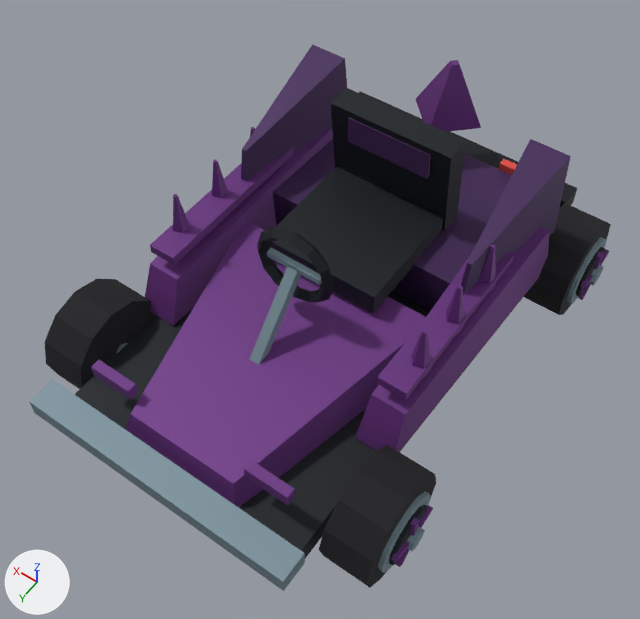
An edit to the glTF model DLC/SilentHill/assets/kart/silent-hill/alessa-gillespie/kart.glb, drawn before and after from the same camera.
One viewpoint serves both versions: a 50 mm camera at (-1.76, 2.68, 4.29) aimed at (-0.06, 0.31, 0.57). Every picture has the same lights, and +X, +Y and +Z are marked at lower left. The picture after the commit comes second. Where no turn or scale is listed for an object, it has been applied to the vertices. Vertices at exactly the same position are counted once.

In view in the first picture: 'chassis', 'wheel-front-left', 'wheel-front-right', 'wheel-rear-left'.
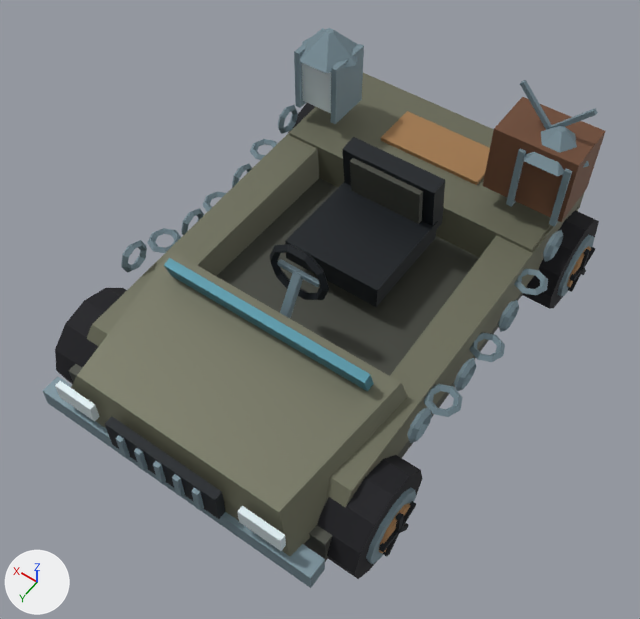
What changed in the scene script:
```text
Change me_wheel_front_left:
    remove me_wheel_front_left.from_pydata(...)  # 132 vertices, 228 faces; spans x -0.22..0.135, y -0.31..0.31, z -0.31..0.31
    add me_wheel_front_left.from_pydata(...)  # 113 vertices, 196 faces; spans x -0.183..0.125, y -0.3..0.3, z -0.3..0.3
    me_wheel_front_left part 1: a new loose piece, a 10-sided cylinder along x spanning x -0.165..-0.14, y -0.128..0.128, z -0.135..0.135, in mat_wheel_vertex_colours
    me_wheel_front_left part 2: a new loose piece, a box spanning x -0.183..-0.158, y -0.015..0.015, z 0.0..0.15, in mat_wheel_vertex_colours
    me_wheel_front_left part 3: the loose piece of 26 vertices spanning x -0.135..0.135, y -0.31..0.31, z -0.31..0.31 is rebuilt with 51 vertices and now spans x -0.149..0.125, y -0.3..0.3, z -0.3..0.3
    me_wheel_front_left part 4: the loose piece of 8 vertices spanning x -0.2..-0.174, y 0.0..0.165, z -0.015..0.068 is rebuilt with 8 vertices and now spans x -0.183..-0.158, y -0.005..0.147, z -0.014..0.061
    me_wheel_front_left part 5: the loose piece of 8 vertices spanning x -0.2..-0.174, y -0.165..0.0, z -0.015..0.068 is rebuilt with 8 vertices and now spans x -0.183..-0.158, y -0.147..0.005, z -0.014..0.061
    me_wheel_front_left part 6: 90 vertices removed from x -0.22..-0.133, y -0.217..0.217, z -0.217..0.217; 16 vertices added at x -0.183..-0.158, y -0.1..0.1, z -0.13..0.009
Change me_wheel_rear_left:
    remove me_wheel_rear_left.from_pydata(...)  # 132 vertices, 228 faces; spans x -0.22..0.135, y -0.31..0.31, z -0.31..0.31
    add me_wheel_rear_left.from_pydata(...)  # 113 vertices, 196 faces; spans x -0.183..0.125, y -0.3..0.3, z -0.3..0.3
    me_wheel_rear_left part 7: a new loose piece, a 10-sided cylinder along x spanning x -0.165..-0.14, y -0.128..0.128, z -0.135..0.135, in mat_wheel_vertex_colours
    me_wheel_rear_left part 8: a new loose piece, a box spanning x -0.183..-0.158, y -0.015..0.015, z 0.0..0.15, in mat_wheel_vertex_colours
    me_wheel_rear_left part 9: the loose piece of 26 vertices spanning x -0.135..0.135, y -0.31..0.31, z -0.31..0.31 is rebuilt with 51 vertices and now spans x -0.149..0.125, y -0.3..0.3, z -0.3..0.3
    me_wheel_rear_left part 10: the loose piece of 8 vertices spanning x -0.2..-0.174, y 0.0..0.165, z -0.015..0.068 is rebuilt with 8 vertices and now spans x -0.183..-0.158, y -0.005..0.147, z -0.014..0.061
    me_wheel_rear_left part 11: the loose piece of 8 vertices spanning x -0.2..-0.174, y -0.165..0.0, z -0.015..0.068 is rebuilt with 8 vertices and now spans x -0.183..-0.158, y -0.147..0.005, z -0.014..0.061
    me_wheel_rear_left part 12: 90 vertices removed from x -0.22..-0.133, y -0.217..0.217, z -0.217..0.217; 16 vertices added at x -0.183..-0.158, y -0.1..0.1, z -0.13..0.009
Remove ob_chassis:
    ob_chassis = bpy.data.objects.new('chassis', me_chassis)
Change ob_wheel_front_left:
    ob_wheel_front_left.location: (-0.91, 1.005, 0.31) -> (-0.85, 1.01, 0.3)
Change ob_wheel_rear_left:
    ob_wheel_rear_left.location: (-0.91, -1.005, 0.31) -> (-0.85, -1.01, 0.3)
Change ob_wheel_front_right:
    ob_wheel_front_right.location: (0.91, 1.005, 0.31) -> (0.85, 1.01, 0.3)
Add ob_identity_sedan_motif_lanterns:
    ob_identity_sedan_motif_lanterns = bpy.data.objects.new('identity-sedan-motif-lanterns', me_identity_sedan_motif_lanterns)  # 76 vertices, 120 faces; spans x -0.91..0.91, y -1.04..-0.72, z 0.8..1.3
    ob_identity_sedan_motif_lanterns.location = (0.0, 0.0, 0.0)
Add ob_identity_sedan_motif_chains:
    ob_identity_sedan_motif_chains = bpy.data.objects.new('identity-sedan-motif-chains', me_identity_sedan_motif_chains)  # 448 vertices, 896 faces; spans x -1.0..1.0, y -0.8..0.78, z 0.46..0.8
    ob_identity_sedan_motif_chains.location = (0.0, 0.0, 0.0)
Add ob_identity_sedan_motif_television:
    ob_identity_sedan_motif_television = bpy.data.objects.new('identity-sedan-motif-television', me_identity_sedan_motif_television)  # 32 vertices, 48 faces; spans x -0.89..-0.41, y -1.118..-0.76, z 0.825..1.459
    ob_identity_sedan_motif_television.location = (0.0, 0.0, 0.0)
Add ob_identity_sedan_driver_cockpit:
    ob_identity_sedan_driver_cockpit = bpy.data.objects.new('identity-sedan-driver-cockpit', me_identity_sedan_driver_cockpit)  # 80 vertices, 140 faces; spans x -0.3..0.3, y -0.557..0.679, z 0.459..1.086
    ob_identity_sedan_driver_cockpit.location = (0.0, 0.0, 0.0)
Add ob_identity_sedan_sedan_road_car_body:
    ob_identity_sedan_sedan_road_car_body = bpy.data.objects.new('identity-sedan-sedan-road-car-body', me_identity_sedan_sedan_road_car_body)  # 144 vertices, 216 faces; spans x -0.86..0.86, y -1.39..1.53, z 0.25..0.88
    ob_identity_sedan_sedan_road_car_body.location = (0.0, 0.0, 0.0)
```

Location of each change, (x1, y1, x2, y2) in pixels of the pictures (640 x 619 px):
'chassis', deleted (purple)
    before: (29, 44, 577, 591)
'identity-sedan-sedan-road-car-body', added
    after: (42, 73, 584, 588)
'identity-sedan-driver-cockpit', added
    after: (270, 137, 445, 318)
'wheel-front-left', reshaped, moved
    before: (319, 445, 436, 587)
    after: (317, 455, 422, 579)
'identity-sedan-motif-television', added (brown)
    after: (483, 80, 606, 222)
'wheel-front-right', moved
    before: (45, 279, 157, 389)
    after: (55, 288, 127, 384)
'identity-sedan-motif-lanterns', added
    after: (294, 28, 589, 227)
'wheel-rear-left', reshaped, moved (12% narrower, 12% shorter)
    before: (524, 203, 611, 315)
    after: (523, 210, 599, 309)
'identity-sedan-motif-chains', added
    after: (121, 105, 563, 443)
part 1 of me_wheel_front_left, added
    after: (379, 503, 411, 553)
part 2 of me_wheel_front_left, added
    after: (395, 512, 404, 533)
part 3 of me_wheel_front_left, rebuilt
    before: (319, 445, 436, 587)
    after: (317, 455, 422, 579)
part 4 of me_wheel_front_left, rebuilt
    before: (391, 539, 409, 562)
    after: (379, 530, 398, 552)
part 5 of me_wheel_front_left, rebuilt
    before: (418, 505, 433, 528)
    after: (400, 501, 416, 531)
part 6 of me_wheel_front_left, cut back
    before: (378, 491, 431, 573)
    after: (383, 523, 409, 556)
part 7 of me_wheel_rear_left, added
    after: (567, 246, 591, 287)
part 8 of me_wheel_rear_left, added
    after: (580, 249, 590, 268)
part 9 of me_wheel_rear_left, rebuilt (12% narrower, 12% shorter)
    before: (524, 203, 611, 315)
    after: (523, 210, 599, 309)
part 10 of me_wheel_rear_left, rebuilt
    before: (581, 274, 593, 288)
    after: (570, 267, 583, 281)
part 11 of me_wheel_rear_left, rebuilt
    before: (600, 249, 609, 265)
    after: (583, 247, 595, 269)
part 12 of me_wheel_rear_left, cut back
    before: (567, 237, 607, 303)
    after: (568, 268, 586, 292)
